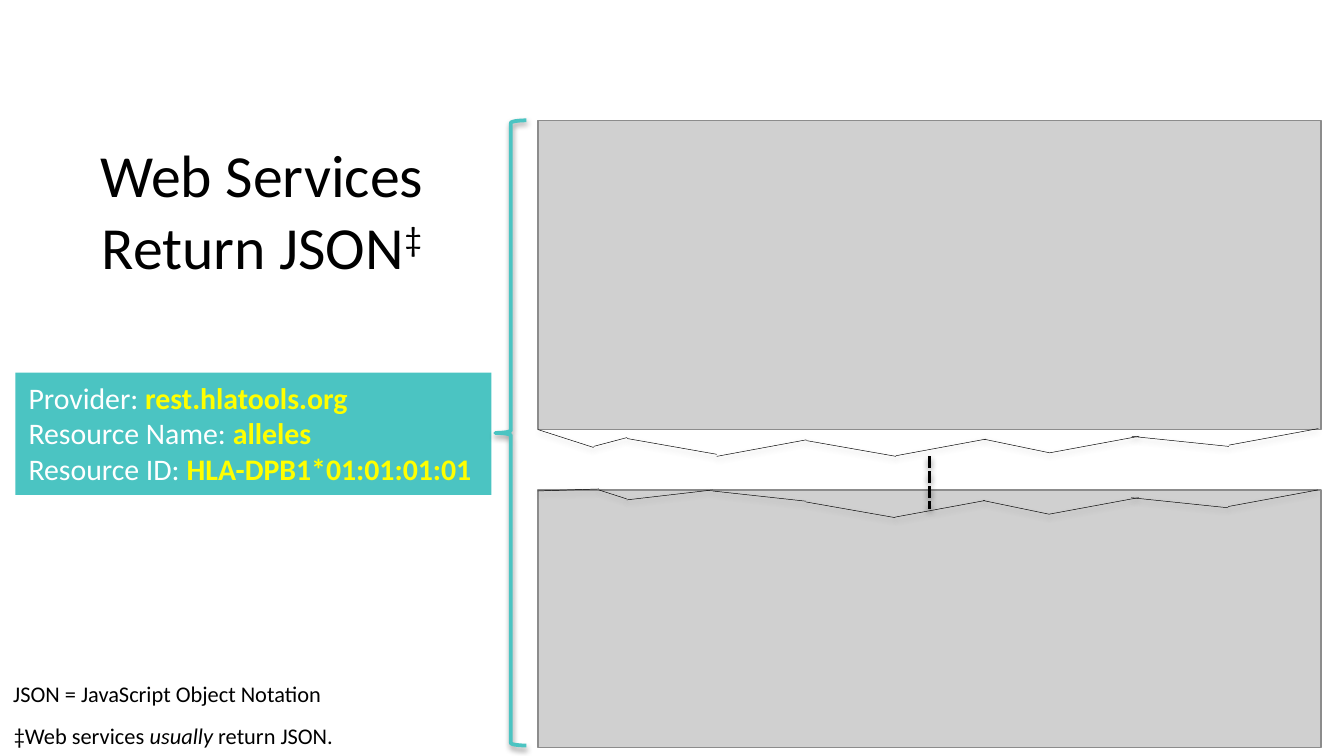
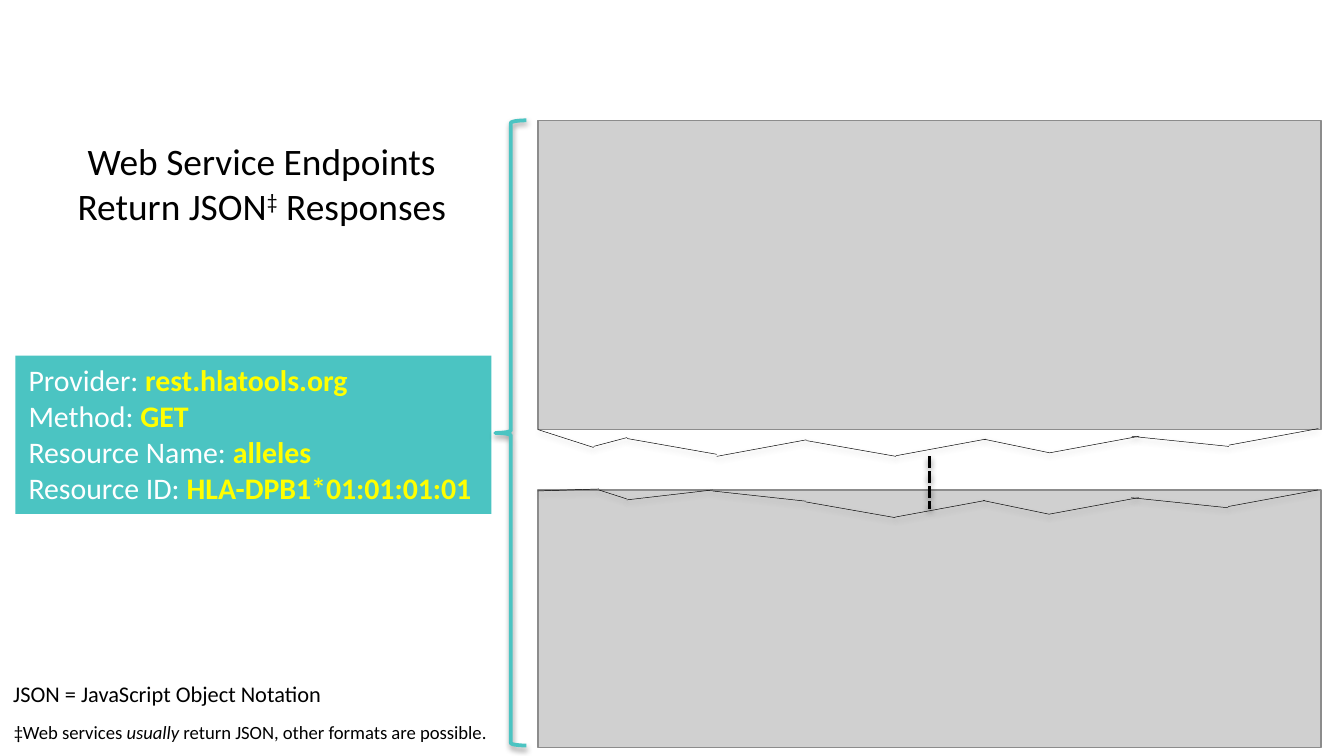
Before and after one commit to ghsmith/hladpb1, a slide deck: slide 23 of Hot_Topic_Analytics_and_Algorithms_Web_Based_Clinical_Decision_Support.pptx. Drawn at 1344x756 pixels with LibreOffice and Linux fonts; fonts in the diff are those of the drawing; grey boxes stand for pictures; background and template pictures are left out. Boxes give left, top, right and bottom in pixels: in the first picture for what was removed or moved away, otherwise in the second. Text is boxed around its words. In the diff, an @@ line names an element or a change of style, - is before the commit and + after.

```diff
--- a/Hot_Topic_Analytics_and_Algorithms_Web_Based_Clinical_Decision_Support.pptx
+++ b/Hot_Topic_Analytics_and_Algorithms_Web_Based_Clinical_Decision_Support.pptx
@@ text at bbox=[78, 149, 446, 226]: text changed; size 32 to 20 pt @@
-Web Services Return JSON‡
+Web Service Endpoints Return JSON‡ Responses
@@ rectangle "Provider: rest.hlatools.org": place and size @@
-rectangle "Provider: rest.hlatools.org" at bbox=[15, 372, 491, 495]
+rectangle "Provider: rest.hlatools.org" at bbox=[15, 356, 491, 515]
@@ text in rectangle at bbox=[29, 406, 188, 427]: paragraph added @@
+Method: GET
@@ text at bbox=[14, 726, 486, 742]: text changed; size 12 to 10 pt @@
-‡Web services usually return JSON.
+‡Web services usually return JSON, other formats are possible.
```
Also in this commit, not shown: 6 other slides changed, 11 slides added, 1 slide removed.
